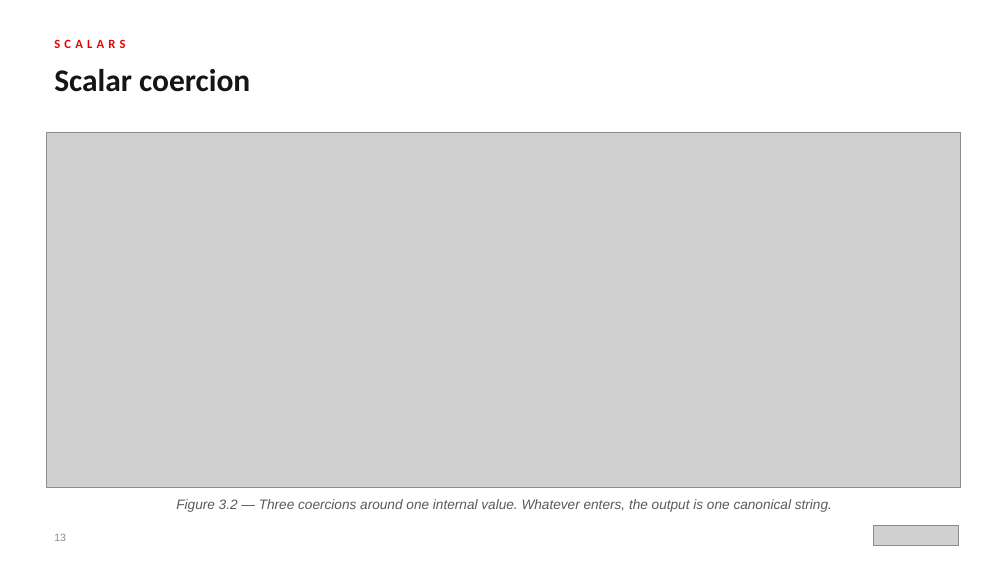
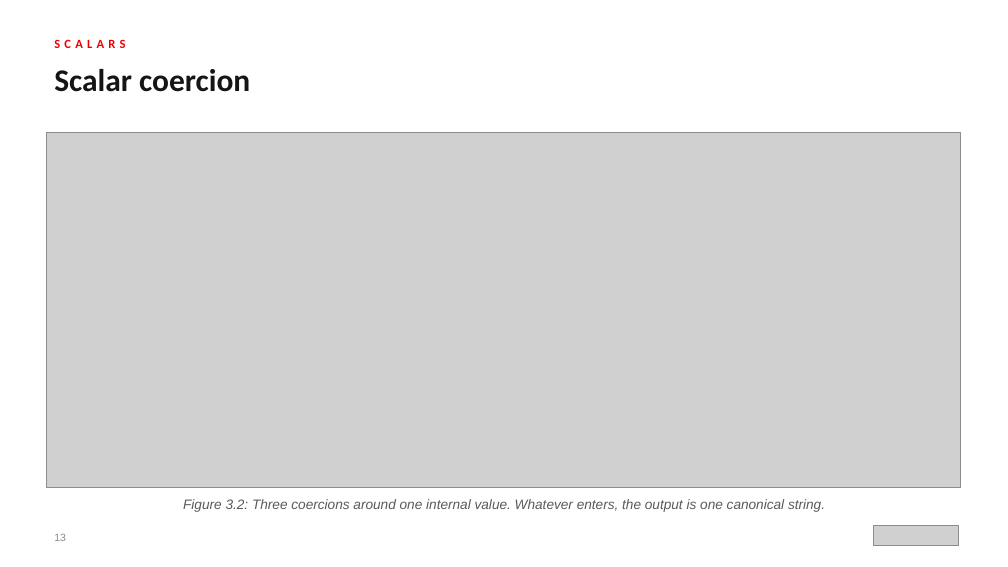
Before and after one commit to patterncatalyst/api-patterns-and-practices-graphql, a slide deck: slide 13 of presentation/api-patterns-graphql-100/api-patterns-graphql-100.pptx. Drawn at 1008x567 pixels with LibreOffice and Linux fonts; fonts in the diff are those of the drawing; grey boxes stand for pictures. Boxes give left, top, right and bottom in pixels: in the first picture for what was removed or moved away, otherwise in the second. Text is boxed around its words. In the diff, an @@ line names an element or a change of style, - is before the commit and + after.

```diff
--- a/presentation/api-patterns-graphql-100/api-patterns-graphql-100.pptx
+++ b/presentation/api-patterns-graphql-100/api-patterns-graphql-100.pptx
@@ text at [183,499,825,512]: text changed @@
-Figure 3.2 — Three coercions around one internal value. Whatever enters, the output is one canonical string.
+Figure 3.2: Three coercions around one internal value. Whatever enters, the output is one canonical string.
```
Also in this commit, not shown: 47 other slides changed, 5 other files.
